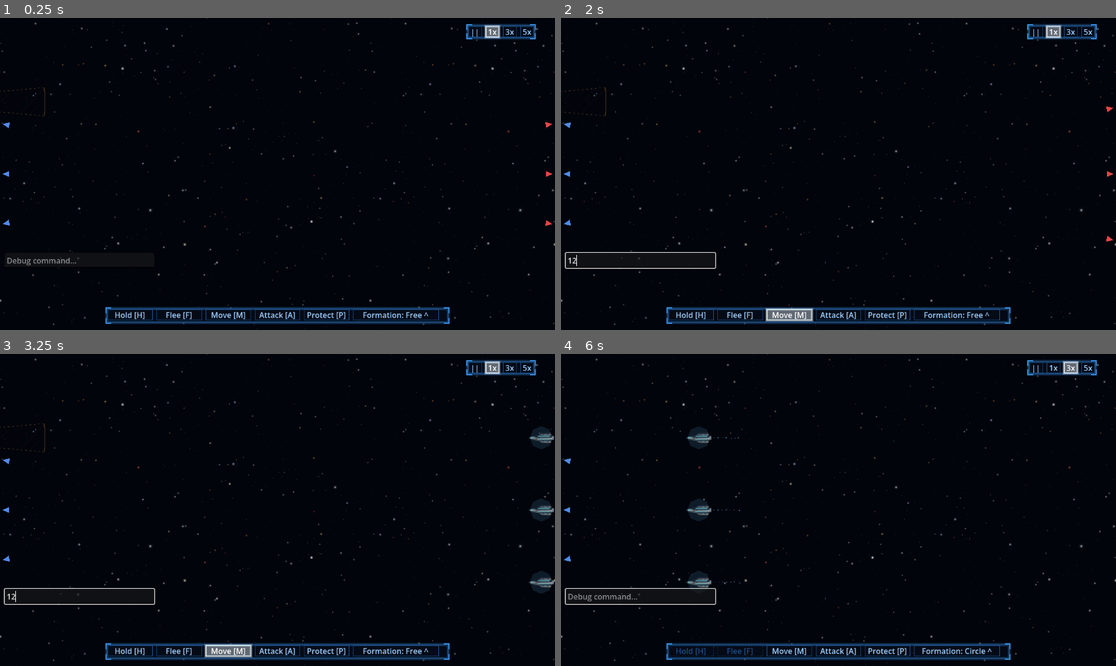
Above: before the commit, frames 1-4 (two rows, left to right).
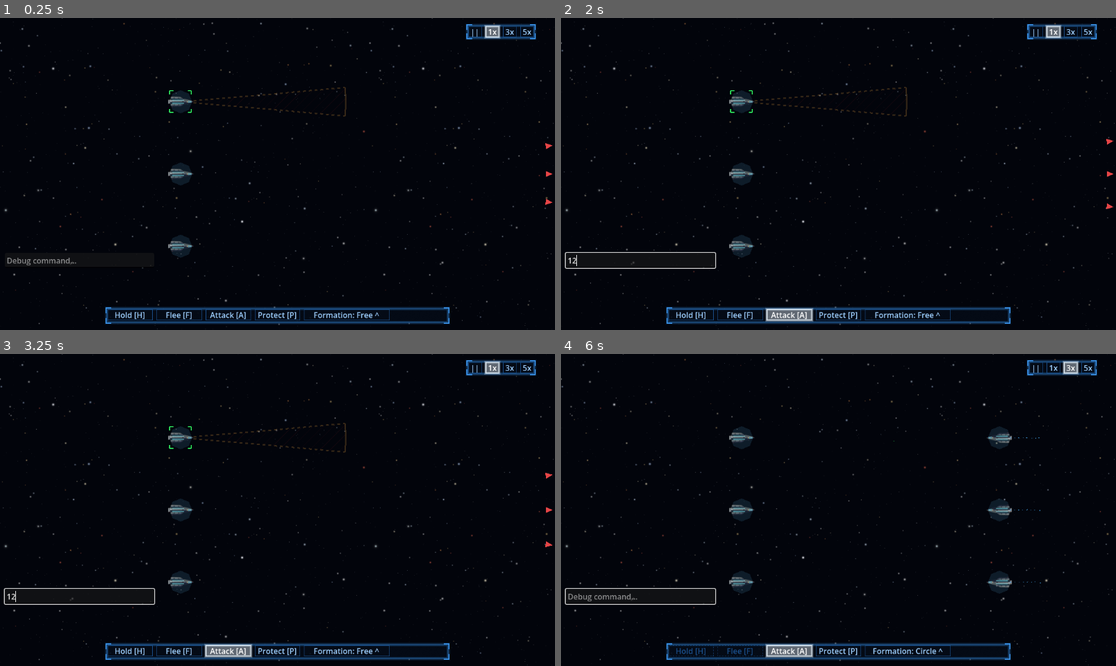
Above: after the commit, the same moments.

Repository: darthlemi/SpaceGame
Game: Godot game, scene res://scenes/combat/combat_scene.tscn
Two runs of this game, one before a commit and one after it. Both use one fixed random seed, a clock stepped at 60 frames per second and the inputs below. This scene is started directly instead of the project's main scene.
Inputs (mouse positions are in pixels of both pictures, inside the frame that each line leads up to):
- Up to frame 1 (0.25 s): no input
- Up to frame 2 (2 s): click (638, 261) at 0.52 s; type "12" at 0.6 s; click (788, 314) at 1.25 s, where only the run before the commit has a clickable "Move [M]"
- Up to frame 3 (3.25 s): click "||" at 2 s; click "1x" at 2.75 s
- Up to frame 4 (6 s): tap Enter at 3.5 s; move the mouse to (960, 494) at 3.52 s; hold D 3.53-4.25 s; hold M (order_move, bound only before the commit) 3.53-4.25 s; click (960, 494) at 3.67 s; tap Space at 3.77 s; click "3x" at 4.25 s; drag from (727, 525) to (810, 572) at 5.02 s; move the mouse to (894, 441) at 5.77 s; hold D from 5.78 s (still down); hold 5 (formation_circle) from 5.78 s (still down); click (894, 441) at 5.92 s

The runs differ from the first frame. In frame 1, 2.3% of the frame differs, in the area x 0-100%, y 0-100%; in frame 2, 2.3%; in frame 3, 2.9%; in frame 4, 3.6%.

Commit message:
Rework combat right-click UX from playtest feedback
Smart right-click still attacks an enemy under the cursor and moves
otherwise, but armed Attack/Protect are now one-shot: issuing an order
(or falling back to a move when the click misses a valid target)
auto-disarms the command so its button un-presses for the next click.
Drops the now-redundant Move button/armed command and hotkey.

Selection markers switch from a fixed-radius circle to 4 corner
brackets sized to each ship's own hit radius, and every FleetCommander
overlay stroke (brackets, drag box, weapon frustums) now compensates
for camera zoom so it stays visible when zoomed out.

Adds a faint, slow-pulsing chevron-arrow chain from each selected ship
to its current order's destination, and starts the combat camera
centered on the player fleet instead of the midpoint between both
fleets.

Co-Authored-By: Claude Sonnet 5 <noreply@anthropic.com>

Diff:
--- a/project.godot
+++ b/project.godot
@@ -63,11 +63,6 @@
 "events": [Object(InputEventKey,"resource_local_to_scene":false,"resource_name":"","device":-1,"window_id":0,"alt_press …(190 unchanged characters)…
 ]
 }
-order_move={
-"deadzone": 0.5,
-"events": [Object(InputEventKey,"resource_local_to_scene":false,"resource_name":"","device":-1,"window_id":0,"alt_pressed":false,"shift_pressed":false,"ctrl_pressed":false,"meta_pressed":false,"pressed":false,"keycode":0,"physical_keycode":77,"key_label":0,"unicode":0,"location":0,"echo":false,"script":null)
-]
-}
 order_attack={
 "deadzone": 0.5,
 "events": [Object(InputEventKey,"resource_local_to_scene":false,"resource_name":"","device":-1,"window_id":0,"alt_press …(190 unchanged characters)…
--- a/scenes/ui/order_bar.tscn
+++ b/scenes/ui/order_bar.tscn
@@ -40,11 +40,6 @@
 focus_mode = 0
 text = "Flee [F]"
 
-[node name="MoveButton" type="Button" parent="Row"]
-custom_minimum_size = Vector2(100, 0)
-focus_mode = 0
-text = "Move [M]"
-
 [node name="AttackButton" type="Button" parent="Row"]
 custom_minimum_size = Vector2(100, 0)
 focus_mode = 0
--- a/scripts/combat/combat_scene.gd
+++ b/scripts/combat/combat_scene.gd
@@ -42,7 +42,7 @@
 	else:
 		player_ships = _spawn_fleet(player_spawn_points, PLAYER_GROUP, ENEMY_GROUP, 0.0)
 		enemy_ships = _spawn_fleet(enemy_spawn_points, ENEMY_GROUP, PLAYER_GROUP, PI)
-	combat_camera.focus(_spawn_centre())
+	combat_camera.focus(_fleet_centroid(player_ships))
 	var blips := OffscreenBlips.new()
 	blips.camera = combat_camera
 	blips.friendly_group = PLAYER_GROUP
@@ -71,7 +71,6 @@
 	fleet_commander.setup(player_ships, ENEMY_GROUP)
 	order_bar.hold_pressed.connect(fleet_commander.order_hold)
 	order_bar.flee_pressed.connect(fleet_commander.order_flee)
-	order_bar.move_pressed.connect(fleet_commander.set_armed_command.bind(Order.Type.MOVE_TO))
 	order_bar.attack_pressed.connect(fleet_commander.set_armed_command.bind(Order.Type.ATTACK_TARGET))
 	order_bar.protect_pressed.connect(fleet_commander.set_armed_command.bind(Order.Type.PROTECT))
 	order_bar.formation_picked.connect(fleet_commander.set_formation)
@@ -91,16 +90,6 @@
 	debug_menu.add_campaign_sections()
 	# An unarmed side loses before a shot is fired.
 	_check_battle_end()
-
-# Midpoint between the two fleets' spawn areas, where the fight opens.
-func _spawn_centre() -> Vector2:
-	var points := player_spawn_points + enemy_spawn_points
-	if points.is_empty():
-		return combat_camera.arena_size / 2.0
-	var total := Vector2.ZERO
-	for point in points:
-		total += point
-	return total / float(points.size())
 
 func _spawn_fleet(points: Array[Vector2], own_group: StringName, opposing_group: StringName, facing_rotation: float) -> Array[Ship]:
 	var spawned: Array[Ship] = []
--- a/scripts/controllers/fleet_commander.gd
+++ b/scripts/controllers/fleet_commander.gd
@@ -3,10 +3,29 @@
 
 # Weapon frustums on selected ships: #ffb347 lines and a red hatch, both at 20% opacity.
 const FRUSTUM_COLOR := Color(1.0, 0.702, 0.278, 0.2)
+const FRUSTUM_LINE_WIDTH := 3.0
 const FRUSTUM_DASH := 6.0
 const FRUSTUM_HATCH_COLOR := Color(1.0, 0.231, 0.231, 0.06)
+const FRUSTUM_HATCH_WIDTH := 1.0
 const FRUSTUM_HATCH_SPACING := 20.0
 const FRUSTUM_SEGMENTS := 32
+
+# Selection brackets: 4 corner Ls fit around the ship's own hit radius.
+const SELECT_COLOR := Color(0.2, 1.0, 0.4)
+const SELECT_LINE_WIDTH := 2.0
+const SELECT_PADDING := 6.0
+const SELECT_ARM_FRACTION := 0.35
+const DRAG_BOX_LINE_WIDTH := 2.0
+
+# Order-direction arrows: a faint pulsing chevron chain from ship to its order's destination.
+const ARROW_COLOR := Color(0.2, 1.0, 0.4, 0.12)
+const ARROW_LINE_WIDTH := 1.5
+const ARROW_SPACING := 48.0
+const ARROW_SIZE := 14.0
+const ARROW_SIZE_PULSE := 0.25  # fraction of ARROW_SIZE added/removed at the pulse's peak
+const ARROW_MIN_DISTANCE := 32.0
+const ARROW_PULSE_SPEED := 0.7  # cycles per second, travelling from ship to destination
+const ARROW_PULSE_PHASE := 0.9  # radians of phase shift between consecutive chevrons
 
 @export var select_radius: float = 24.0
 @export var click_target_radius: float = 24.0
@@ -24,7 +43,7 @@
 		_last_has_selection = _has_live_selection()
 		selection_changed.emit(_last_has_selection)
 var active_formation: Formation.Type = Formation.Type.NONE
-var armed_command: Order.Type = Order.Type.MOVE_TO
+var armed_command: Order.Type = Order.Type.ATTACK_TARGET
 
 signal formation_changed(type: Formation.Type)
 signal selection_changed(has_selection: bool)
@@ -91,8 +110,6 @@
 		order_hold()
 	elif event.is_action_pressed("order_flee"):
 		order_flee()
-	elif event.is_action_pressed("order_move"):
-		set_armed_command(Order.Type.MOVE_TO)
 	elif event.is_action_pressed("order_attack"):
 		set_armed_command(Order.Type.ATTACK_TARGET)
 	elif event.is_action_pressed("order_protect"):
@@ -133,33 +150,36 @@
 	for ship in selected_ships:
 		ship.execute_order(make_order.call())
 
+# Armed Attack/Protect are one-shot: whatever this click resolves to (a hit on the armed
+# command's own target type, or a plain move if the click didn't land on one), the command
+# disarms afterward so the button un-presses and the next right-click goes back to smart.
 func _issue_armed_command(world_pos: Vector2) -> void:
 	_prune_selection()
 	if selected_ships.is_empty():
 		return
+	var issued := false
 	match armed_command:
-		Order.Type.MOVE_TO:
-			# Forced move: goes to the clicked point even if it lands on an enemy, so the
-			# player can close distance without the selection peeling off to pursue/attack.
-			var destinations := _compute_destinations(world_pos)
-			for ship in selected_ships:
-				if destinations.has(ship):
-					ship.execute_order(Order.move_to(destinations[ship]))
 		Order.Type.ATTACK_TARGET:
 			var enemy_candidates: Array = get_tree().get_nodes_in_group(enemy_group)
 			var target_enemy := FleetCommander.ship_at_point(enemy_candidates, world_pos, click_target_radius)
 			if target_enemy != null:
 				for ship in selected_ships:
 					ship.execute_order(Order.attack_target(target_enemy))
+				issued = true
 		Order.Type.PROTECT:
 			var protectee := FleetCommander.ship_at_point(ships, world_pos, click_target_radius)
 			if protectee != null:
 				for ship in selected_ships:
 					if ship != protectee:
 						ship.execute_order(Order.protect(protectee))
+				issued = true
+	if not issued:
+		_move_selection_to(world_pos)
+	_clear_armed_command()
 
 # The right-click default with nothing armed: attack if the click lands on an enemy,
-# otherwise move the selection there.
+# otherwise move the selection there. Never arms the Attack button -- that only reflects
+# an explicit arm via the button or hotkey.
 func _issue_smart_order(world_pos: Vector2) -> void:
 	_prune_selection()
 	if selected_ships.is_empty():
@@ -170,6 +190,9 @@
 		for ship in selected_ships:
 			ship.execute_order(Order.attack_target(target_enemy))
 		return
+	_move_selection_to(world_pos)
+
+func _move_selection_to(world_pos: Vector2) -> void:
 	var destinations := _compute_destinations(world_pos)
 	for ship in selected_ships:
 		if destinations.has(ship):
@@ -192,9 +215,10 @@
 	queue_redraw()
 
 # Right click is the smart action: with nothing armed, it attacks an enemy under the
-# cursor or moves the selection there; with a command armed, that command's own
-# resolution (forced move, area attack, or protect) takes over instead. The selection
-# stays after issuing an order -- only a left click on empty space clears it.
+# cursor or moves the selection there; with Attack or Protect armed, that command's own
+# resolution takes over instead (falling back to a move, and disarming, if the click
+# doesn't land on a valid target). The selection stays after issuing an order -- only a
+# left click on empty space clears it.
 func _on_right_press() -> void:
 	var world_pos: Vector2 = get_global_mouse_position()
 	if _has_armed_command:
@@ -225,16 +249,24 @@
 	return delta.normalized() if delta.length() > 0.01 else Vector2.RIGHT
 
 func _draw() -> void:
+	var zoom_scale := _camera_zoom_scale()
 	for ship in selected_ships:
 		if is_instance_valid(ship) and not ship.has_fled:
-			_draw_frustums(ship)
-			draw_arc(ship.global_position, select_radius, 0, TAU, 24, Color(0.2, 1.0, 0.4), 2.0)
+			_draw_frustums(ship, zoom_scale)
+			_draw_selection_bracket(ship, zoom_scale)
+			_draw_order_arrows(ship, zoom_scale)
 	if _dragging:
 		var rect := Rect2(_drag_start, Vector2.ZERO).expand(get_global_mouse_position())
-		draw_rect(rect, Color(0.2, 1.0, 0.4, 0.3), false, 2.0)
+		draw_rect(rect, Color(0.2, 1.0, 0.4, 0.3), false, DRAG_BOX_LINE_WIDTH / zoom_scale)
+
+# Line widths are drawn in world space, so they thin out to nothing as the camera zooms
+# out; dividing by zoom keeps every overlay stroke a constant width on screen.
+func _camera_zoom_scale() -> float:
+	var camera := get_viewport().get_camera_2d()
+	return camera.zoom.x if camera != null else 1.0
 
 # Mirrors WeaponMount.can_engage: the arc is centred on the mount's facing.
-func _draw_frustums(ship: Ship) -> void:
+func _draw_frustums(ship: Ship, zoom_scale: float) -> void:
 	for mount in FleetCommander.frustum_mounts(ship.weapon_mounts):
 		var origin := mount.global_position
 		var facing := mount.global_rotation
@@ -243,14 +275,85 @@
 		var polygon := FleetCommander.frustum_polygon(origin, facing, arc, reach, FRUSTUM_SEGMENTS)
 		var hatch := FleetCommander.hatch_segments(polygon, FRUSTUM_HATCH_SPACING)
 		if not hatch.is_empty():
-			draw_multiline(hatch, FRUSTUM_HATCH_COLOR, 1.0)
+			draw_multiline(hatch, FRUSTUM_HATCH_COLOR, FRUSTUM_HATCH_WIDTH / zoom_scale)
+		var line_width := FRUSTUM_LINE_WIDTH / zoom_scale
 		if arc >= 360.0:
-			draw_arc(origin, reach, 0.0, TAU, FRUSTUM_SEGMENTS * 2, FRUSTUM_COLOR, 3.0)
+			draw_arc(origin, reach, 0.0, TAU, FRUSTUM_SEGMENTS * 2, FRUSTUM_COLOR, line_width)
 			continue
 		var half := deg_to_rad(arc) * 0.5
-		draw_dashed_line(origin, polygon[1], FRUSTUM_COLOR, 2.0, FRUSTUM_DASH)
-		draw_dashed_line(origin, polygon[polygon.size() - 1], FRUSTUM_COLOR, 2.0, FRUSTUM_DASH)
-		draw_arc(origin, reach, facing - half, facing + half, FRUSTUM_SEGMENTS, FRUSTUM_COLOR, 3.0)
+		draw_dashed_line(origin, polygon[1], FRUSTUM_COLOR, line_width, FRUSTUM_DASH / zoom_scale)
+		draw_dashed_line(origin, polygon[polygon.size() - 1], FRUSTUM_COLOR, line_width, FRUSTUM_DASH / zoom_scale)
+		draw_arc(origin, reach, facing - half, facing + half, FRUSTUM_SEGMENTS, FRUSTUM_COLOR, line_width)
+
+# 4 L-shaped corner brackets sized to the ship's own hit radius, so bigger hulls get
+# bigger brackets instead of everyone sharing one fixed circle.
+func _draw_selection_bracket(ship: Ship, zoom_scale: float) -> void:
+	var half := ship.get_hit_radius() + SELECT_PADDING
+	var arm := half * SELECT_ARM_FRACTION
+	var segments := FleetCommander.bracket_segments(ship.global_position, half, arm)
+	draw_multiline(segments, SELECT_COLOR, SELECT_LINE_WIDTH / zoom_scale)
+
+# A faint pulsing chevron chain from the ship to its current order's destination (a move
+# point, or an attack/protect target's live position). The pulse travels from the ship-end
+# chevron to the destination-end one, looping, so the direction reads at a glance.
+func _draw_order_arrows(ship: Ship, zoom_scale: float) -> void:
+	var dest: Variant = FleetCommander.order_destination(ship.current_order)
+	if dest == null:
+		return
+	var from: Vector2 = ship.global_position
+	var to: Vector2 = dest
+	var delta := to - from
+	var distance := delta.length()
+	if distance < ARROW_MIN_DISTANCE:
+		return
+	var dir := delta / distance
+	var perp := dir.rotated(PI / 2.0)
+	var count := maxi(1, floori(distance / ARROW_SPACING))
+	var line_width := ARROW_LINE_WIDTH / zoom_scale
+	var now := Time.get_ticks_msec() / 1000.0
+	for i in count:
+		var t := (i + 1.0) / (count + 1.0)
+		var pos := from + delta * t
+		var phase := now * ARROW_PULSE_SPEED * TAU - i * ARROW_PULSE_PHASE
+		var pulse := (sin(phase) + 1.0) * 0.5
+		var color := ARROW_COLOR
+		color.a *= 0.3 + 0.7 * pulse
+		var size := ARROW_SIZE * (1.0 + ARROW_SIZE_PULSE * (pulse * 2.0 - 1.0))
+		var tip := pos + dir * size * 0.5
+		var base_a := pos - dir * size * 0.5 + perp * size * 0.4
+		var base_b := pos - dir * size * 0.5 - perp * size * 0.4
+		draw_line(tip, base_a, color, line_width)
+		draw_line(tip, base_b, color, line_width)
+
+# The point a ship's current order is steering it toward, or null if the order has no
+# destination to point at (hold/flee) or its target is no longer live.
+static func order_destination(order: Order) -> Variant:
+	if order == null:
+		return null
+	match order.type:
+		Order.Type.MOVE_TO:
+			return order.target_position
+		Order.Type.ATTACK_TARGET, Order.Type.PROTECT:
+			var target := order.target_ship
+			if is_instance_valid(target) and not target.is_queued_for_deletion() and not (target is Ship and target.has_fled):
+				return target.global_position
+			return null
+		_:
+			return null
+
+# Corner-bracket segments as from/to pairs for draw_multiline: an L at each corner of a
+# box of half-size `half` centred on `center`, with arms of length `arm`.
+static func bracket_segments(center: Vector2, half: float, arm: float) -> PackedVector2Array:
+	var points := PackedVector2Array()
+	var corner_signs: Array[Vector2] = [Vector2(-1, -1), Vector2(1, -1), Vector2(1, 1), Vector2(-1, 1)]
+	for s in corner_signs:
+		var corner := center + s * half
+		var inward := -s
+		points.append(corner)
+		points.append(corner + Vector2(inward.x * arm, 0))
+		points.append(corner)
+		points.append(corner + Vector2(0, inward.y * arm))
+	return points
 
 # Mounts whose firing area is worth showing: armed and not destroyed.
 static func frustum_mounts(mounts: Array[WeaponMount]) -> Array[WeaponMount]:
--- a/scripts/ui/order_bar.gd
+++ b/scripts/ui/order_bar.gd
@@ -4,7 +4,6 @@
 signal flee_pressed
 signal formation_picked(type: Formation.Type)
 signal hold_pressed
-signal move_pressed
 signal attack_pressed
 signal protect_pressed
 
@@ -18,7 +17,6 @@
 
 @onready var hold_button: Button = $Row/HoldButton
 @onready var flee_button: Button = $Row/FleeButton
-@onready var move_button: Button = $Row/MoveButton
 @onready var attack_button: Button = $Row/AttackButton
 @onready var protect_button: Button = $Row/ProtectButton
 @onready var formation_button: Button = $Row/FormationButton
@@ -34,12 +32,11 @@
 	set_has_selection(false)
 	hold_button.pressed.connect(func(): hold_pressed.emit())
 	flee_button.pressed.connect(func(): flee_pressed.emit())
-	move_button.pressed.connect(func(): move_pressed.emit())
 	attack_button.pressed.connect(func(): attack_pressed.emit())
 	protect_button.pressed.connect(func(): protect_pressed.emit())
 	formation_button.pressed.connect(func(): popup.visible = not popup.visible)
 	var order_group := ButtonGroup.new()
-	for button in [move_button, attack_button, protect_button]:
+	for button in [attack_button, protect_button]:
 		button.toggle_mode = true
 		button.button_group = order_group
 	var group := ButtonGroup.new()
@@ -66,11 +63,10 @@
 	for key in _formation_buttons:
 		_formation_buttons[key].set_pressed_no_signal(key == type)
 
-# Keeps the Move/Attack/Protect buttons' pressed state in sync with the commander's armed
-# command. has_command false clears all three (set_pressed_no_signal skips the group, so
+# Keeps the Attack/Protect buttons' pressed state in sync with the commander's armed
+# command. has_command false clears both (set_pressed_no_signal skips the group, so
 # each button needs clearing by hand).
 func show_armed(has_command: bool, type: Order.Type) -> void:
-	move_button.set_pressed_no_signal(has_command and type == Order.Type.MOVE_TO)
 	attack_button.set_pressed_no_signal(has_command and type == Order.Type.ATTACK_TARGET)
 	protect_button.set_pressed_no_signal(has_command and type == Order.Type.PROTECT)
 
--- a/tests/test_combat_scene.gd
+++ b/tests/test_combat_scene.gd
@@ -368,6 +368,14 @@
 	commander._issue_smart_order(enemy.global_position)
 	if commander.selected_ships != [second] or second.current_order == null or second.current_order.type != Order.Type.ATTACK_TARGET or second.current_order.target_ship != enemy:
 		failures.append("right click: expected clicking an enemy to order the selection to attack it and keep it selected")
+	if commander._has_armed_command:
+		failures.append("right click: expected a smart-attack click to leave Attack unarmed")
+	commander.set_armed_command(Order.Type.ATTACK_TARGET)
+	commander._issue_armed_command(enemy.global_position)
+	if second.current_order == null or second.current_order.type != Order.Type.ATTACK_TARGET or second.current_order.target_ship != enemy:
+		failures.append("armed attack: expected the selection to attack the clicked enemy")
+	if commander._has_armed_command:
+		failures.append("armed attack: expected Attack to disarm itself after landing on the enemy")
 	commander.set_armed_command(Order.Type.PROTECT)
 	commander._issue_armed_command(first.global_position)
 	if second.current_order == null or second.current_order.type != Order.Type.PROTECT or second.current_order.target_ship != first:
--- a/tests/test_fleet_commander.gd
+++ b/tests/test_fleet_commander.gd
@@ -14,8 +14,8 @@
 	_check_order_flee_skips_fled(failures)
 	_check_set_formation_emits(failures)
 	_check_selection_changed(failures)
-	_check_armed_move_issues_command(failures)
 	_check_armed_protect_targets_ally(failures)
+	_check_armed_attack_falls_back_to_move(failures)
 	_check_left_click_selects_and_deselects(failures)
 	_check_rearming_same_command_unarms(failures)
 	_check_arming_different_command_swaps(failures)
@@ -208,20 +208,6 @@
 	ship.free()
 	fled.free()
 
-static func _check_armed_move_issues_command(failures: Array[String]) -> void:
-	var ship := _make_ship(Vector2(100, 100))
-	var commander := _selected_commander([ship])
-	commander.ships = [ship]
-	commander.set_armed_command(Order.Type.MOVE_TO)
-	# Calls the resolver directly, like the ATTACK_TARGET/PROTECT checks below:
-	# _on_right_press() itself reads get_global_mouse_position(), which needs a
-	# live viewport these bare-node unit tests don't have.
-	commander._issue_armed_command(Vector2(500, 500))
-	if ship.current_order == null or ship.current_order.type != Order.Type.MOVE_TO:
-		failures.append("armed_move: expected a MOVE_TO order issued, got %s" % [ship.current_order])
-	commander.free()
-	ship.free()
-
 static func _check_armed_protect_targets_ally(failures: Array[String]) -> void:
 	var protectee := _make_ship(Vector2(400, 400))
 	var ship := _make_ship(Vector2(100, 100))
@@ -231,9 +217,26 @@
 	commander._issue_armed_command(protectee.global_position)
 	if ship.current_order == null or ship.current_order.type != Order.Type.PROTECT or ship.current_order.target_ship != protectee:
 		failures.append("armed_protect: expected a PROTECT order on the ally, got %s" % [ship.current_order])
+	if commander._has_armed_command:
+		failures.append("armed_protect: expected Protect to disarm itself after issuing an order")
 	commander.free()
 	ship.free()
 	protectee.free()
+
+static func _check_armed_attack_falls_back_to_move(failures: Array[String]) -> void:
+	var ship := _make_ship(Vector2(100, 100))
+	var commander := _selected_commander([ship])
+	commander.ships = [ship]
+	commander.enemy_group = &"test_fc_armed_fallback_enemies"
+	commander.set_armed_command(Order.Type.ATTACK_TARGET)
+	var empty_point := Vector2(900, 900)
+	commander._issue_armed_command(empty_point)
+	if ship.current_order == null or ship.current_order.type != Order.Type.MOVE_TO or ship.current_order.target_position != empty_point:
+		failures.append("armed_attack_fallback: expected a click with no enemy under it to move there, got %s" % [ship.current_order])
+	if commander._has_armed_command:
+		failures.append("armed_attack_fallback: expected Attack to disarm itself even when it fell back to a move")
+	commander.free()
+	ship.free()
 
 static func _check_left_click_selects_and_deselects(failures: Array[String]) -> void:
 	var first := _make_ship(Vector2(100, 100))
@@ -254,21 +257,21 @@
 	var commander := FleetCommander.new()
 	var seen: Array = []
 	commander.armed_command_changed.connect(func(has_command: bool, type: Order.Type): seen.append([has_command, type]))
-	commander.set_armed_command(Order.Type.MOVE_TO)
+	commander.set_armed_command(Order.Type.ATTACK_TARGET)
 	if not commander._has_armed_command:
-		failures.append("set_armed_command: expected arming MOVE_TO to set _has_armed_command true")
-	commander.set_armed_command(Order.Type.MOVE_TO)
+		failures.append("set_armed_command: expected arming ATTACK_TARGET to set _has_armed_command true")
+	commander.set_armed_command(Order.Type.ATTACK_TARGET)
 	if commander._has_armed_command:
 		failures.append("set_armed_command: expected re-arming the same command to un-arm it")
-	if seen != [[true, Order.Type.MOVE_TO], [false, Order.Type.MOVE_TO]]:
+	if seen != [[true, Order.Type.ATTACK_TARGET], [false, Order.Type.ATTACK_TARGET]]:
 		failures.append("set_armed_command: expected armed_command_changed(true) then (false), got %s" % [seen])
 	commander.free()
 
 static func _check_arming_different_command_swaps(failures: Array[String]) -> void:
 	var commander := FleetCommander.new()
-	commander.set_armed_command(Order.Type.MOVE_TO)
-	commander.set_armed_command(Order.Type.ATTACK_TARGET)
-	if not commander._has_armed_command or commander.armed_command != Order.Type.ATTACK_TARGET:
+	commander.set_armed_command(Order.Type.ATTACK_TARGET)
+	commander.set_armed_command(Order.Type.PROTECT)
+	if not commander._has_armed_command or commander.armed_command != Order.Type.PROTECT:
 		failures.append("set_armed_command: expected arming a different command to swap cleanly, got has=%s type=%s" % [commander._has_armed_command, commander.armed_command])
 	commander.free()
 
@@ -299,12 +302,15 @@
 	commander._issue_armed_command(enemy.global_position)
 	if ship.current_order == null or ship.current_order.type != Order.Type.ATTACK_TARGET or ship.current_order.target_ship != enemy:
 		failures.append("armed_attack: expected an ATTACK_TARGET order on the enemy, got %s" % [ship.current_order])
+	if commander._has_armed_command:
+		failures.append("armed_attack: expected Attack to disarm itself after landing on the enemy")
 	commander.queue_free()
 	ship.queue_free()
 	enemy.queue_free()
 	await tree.process_frame
 
 # Right-click's unarmed default: attack when the click lands on an enemy, move otherwise.
+# Attacking this way must never arm the Attack button.
 static func _check_unarmed_right_click_attacks_or_moves(tree: SceneTree, failures: Array[String]) -> void:
 	var enemy := _spawn_ship(tree, Vector2(400, 400))
 	var ship := _spawn_ship(tree, Vector2(100, 100))
@@ -316,6 +322,8 @@
 	commander._issue_smart_order(enemy.global_position)
 	if ship.current_order == null or ship.current_order.type != Order.Type.ATTACK_TARGET or ship.current_order.target_ship != enemy:
 		failures.append("unarmed_smart_order: expected an enemy under the click to be attacked, got %s" % [ship.current_order])
+	if commander._has_armed_command:
+		failures.append("unarmed_smart_order: expected a smart-attack click to leave Attack unarmed")
 	var empty_point := Vector2(900, 900)
 	commander._issue_smart_order(empty_point)
 	if ship.current_order == null or ship.current_order.type != Order.Type.MOVE_TO or ship.current_order.target_position != empty_point:
--- a/tests/test_order_bar.gd
+++ b/tests/test_order_bar.gd
@@ -109,29 +109,25 @@
 
 static func _check_new_buttons_emit(tree: SceneTree, failures: Array[String]) -> void:
 	var bar := await _open(tree)
-	var move_btn: Button = bar.get_node("Row/MoveButton")
 	var attack_btn: Button = bar.get_node("Row/AttackButton")
 	var protect_btn: Button = bar.get_node("Row/ProtectButton")
 	var presses: Array[String] = []
-	bar.move_pressed.connect(func(): presses.append("move"))
 	bar.attack_pressed.connect(func(): presses.append("attack"))
 	bar.protect_pressed.connect(func(): presses.append("protect"))
-	move_btn.pressed.emit()
 	attack_btn.pressed.emit()
 	protect_btn.pressed.emit()
-	if presses != ["move", "attack", "protect"]:
-		failures.append("order bar: expected move_pressed, attack_pressed, protect_pressed in order, got %s" % [presses])
+	if presses != ["attack", "protect"]:
+		failures.append("order bar: expected attack_pressed, protect_pressed in order, got %s" % [presses])
 	bar.get_parent().queue_free()
 
 static func _check_show_armed_tracks_pressed_state(tree: SceneTree, failures: Array[String]) -> void:
 	var bar := await _open(tree)
-	var move_btn: Button = bar.get_node("Row/MoveButton")
 	var attack_btn: Button = bar.get_node("Row/AttackButton")
 	var protect_btn: Button = bar.get_node("Row/ProtectButton")
 	bar.show_armed(true, Order.Type.ATTACK_TARGET)
-	if move_btn.button_pressed or not attack_btn.button_pressed or protect_btn.button_pressed:
-		failures.append("order bar: expected only Attack pressed when ATTACK_TARGET is armed, got move=%s attack=%s protect=%s" % [move_btn.button_pressed, attack_btn.button_pressed, protect_btn.button_pressed])
+	if not attack_btn.button_pressed or protect_btn.button_pressed:
+		failures.append("order bar: expected only Attack pressed when ATTACK_TARGET is armed, got attack=%s protect=%s" % [attack_btn.button_pressed, protect_btn.button_pressed])
 	bar.show_armed(false, Order.Type.ATTACK_TARGET)
-	if move_btn.button_pressed or attack_btn.button_pressed or protect_btn.button_pressed:
-		failures.append("order bar: expected all three cleared when nothing is armed, got move=%s attack=%s protect=%s" % [move_btn.button_pressed, attack_btn.button_pressed, protect_btn.button_pressed])
+	if attack_btn.button_pressed or protect_btn.button_pressed:
+		failures.append("order bar: expected both cleared when nothing is armed, got attack=%s protect=%s" % [attack_btn.button_pressed, protect_btn.button_pressed])
 	bar.get_parent().queue_free()
